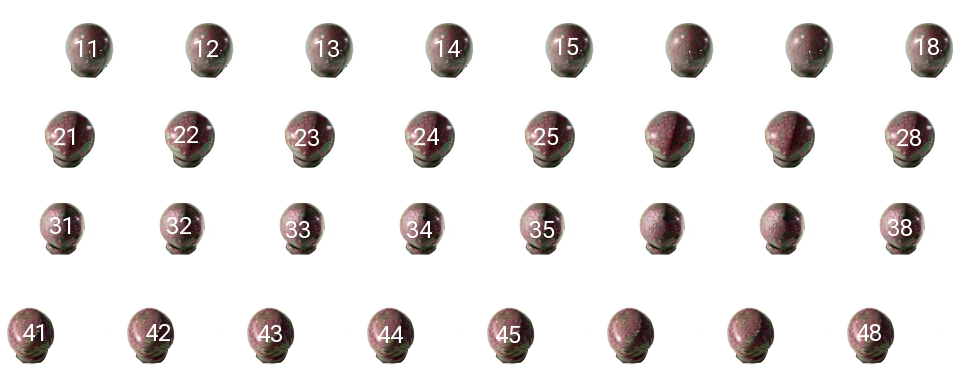
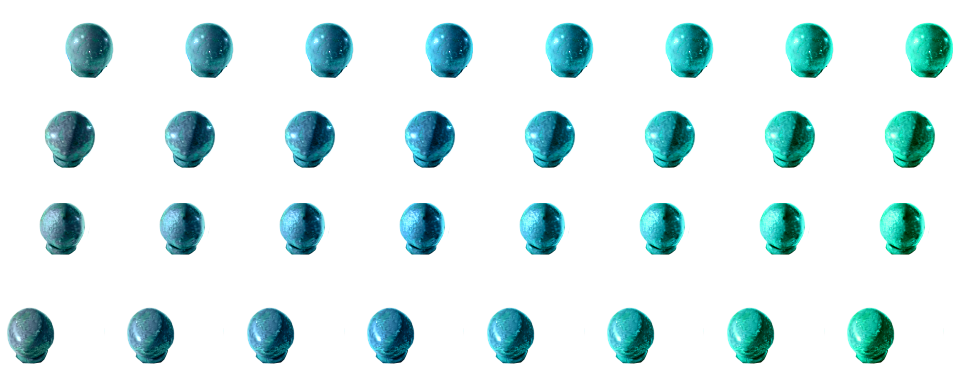
Layered file, before and after one edit (960 x 384). Changes by layer:
hid group "Ebenengruppe" (24 layers) over [23, 38, 939, 343]
painted on "fulgoran-ruin-attractor-glow2x4.png" over [7, 22, 953, 364]